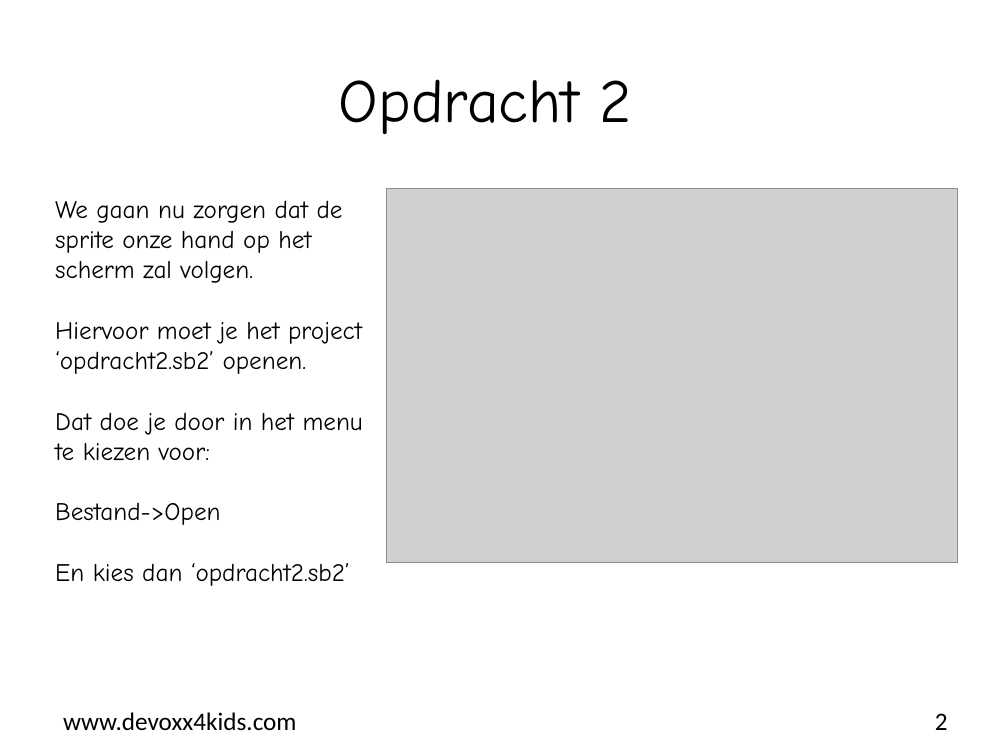
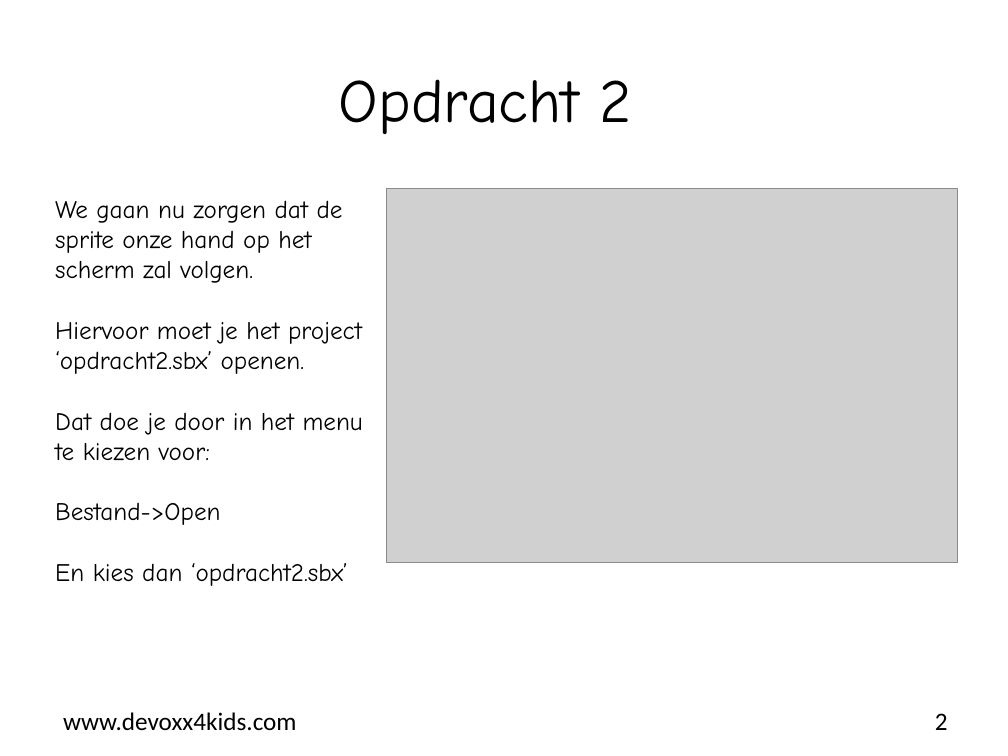
Before and after one commit to bertjan/openvalue-devoxx4kids, a slide deck: slide 2 of scratch-leapmotion/instructions/nl/Scratch-opdracht_02.pptx. Drawn at 1008x756 pixels with LibreOffice and Linux fonts; fonts in the diff are those of the drawing; grey boxes stand for pictures; background and template pictures are left out. Boxes give left, top, right and bottom in pixels: in the first picture for what was removed or moved away, otherwise in the second. Text is boxed around its words. In the diff, an @@ line names an element or a change of style, - is before the commit and + after.

```diff
--- a/scratch-leapmotion/instructions/nl/Scratch-opdracht_02.pptx
+++ b/scratch-leapmotion/instructions/nl/Scratch-opdracht_02.pptx
@@ text at (55, 322, 362, 374): text changed @@
-Hiervoor moet je het project ‘opdracht2.sb2’ openen.
+Hiervoor moet je het project ‘opdracht2.sbx’ openen.
@@ text at (55, 563, 348, 586): text changed @@
-En kies dan ‘opdracht2.sb2’
+En kies dan ‘opdracht2.sbx’
```
Also in this commit, not shown: 10 other slides changed, 2 other files.
